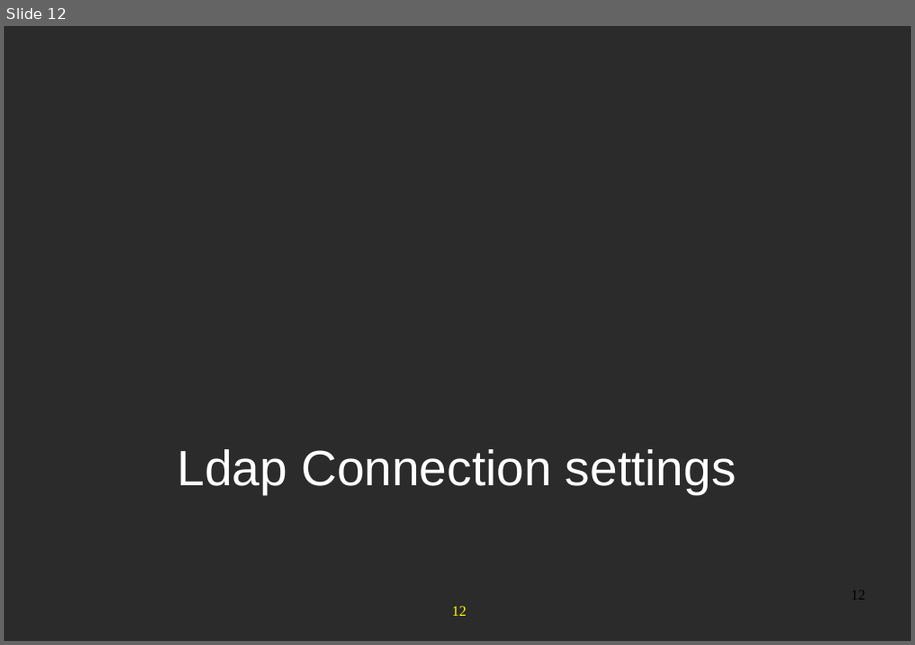
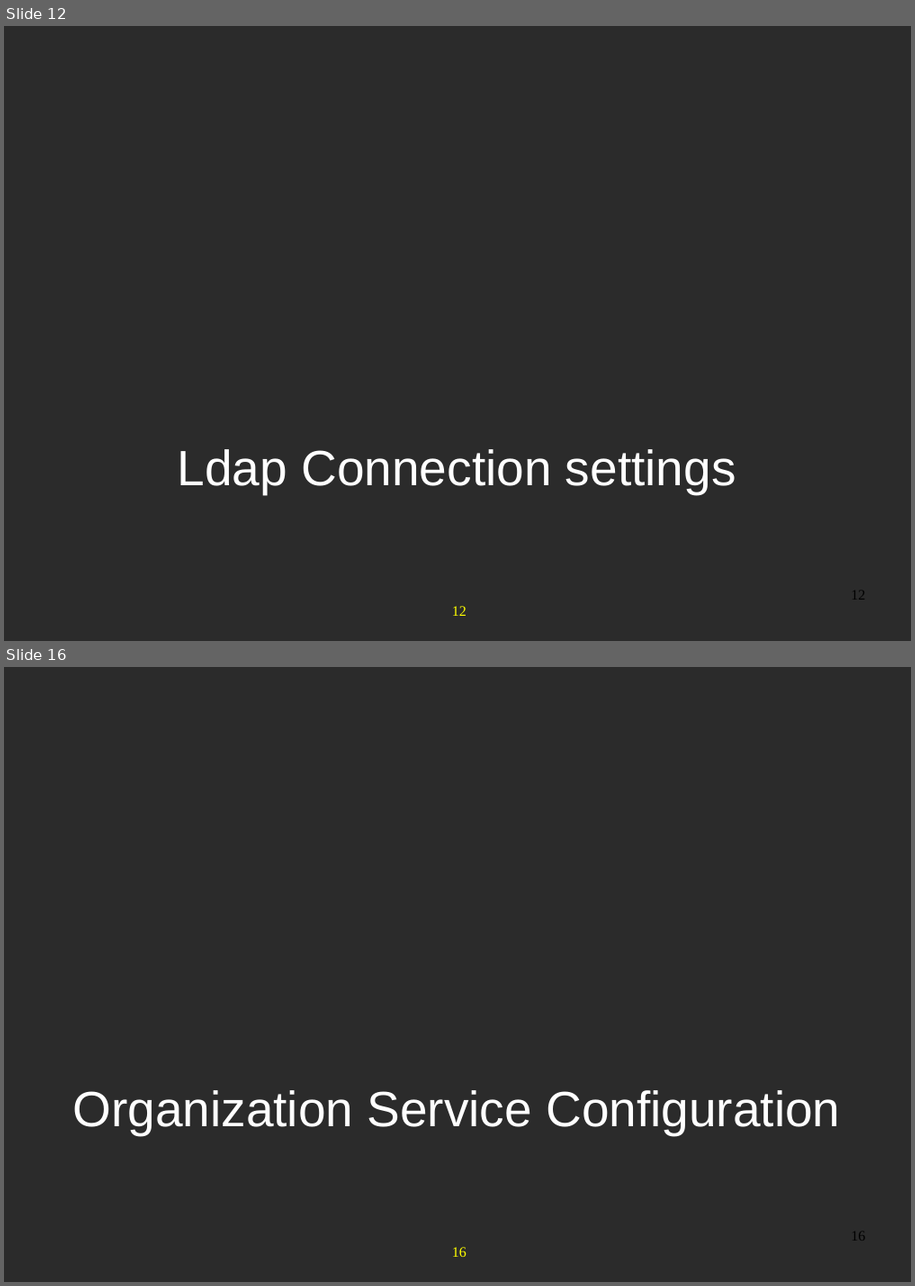
Before and after one commit to anhvurz90/training, a slide deck: exo-sysAdmin/970-LdapConfig-XSys.pptx. Shown one above the other, each under a label of ours: slide 12 before the commit, slides 12 and 16 after it; the slides between them are not shown. The pictures are 915x645 and 915x1286 pixels, drawn with LibreOffice and Linux fonts; fonts in the diff are those of the drawing; background and template pictures are left out; a plain dark background stands for a picture behind light text. Boxes give left, top, right and bottom in pixels: in the first picture for what was removed or moved away, otherwise in the second. Text is boxed around its words. In the diff, an @@ line names an element or a change of style, - is before the commit and + after.

```diff
--- a/exo-sysAdmin/970-LdapConfig-XSys.pptx
+++ b/exo-sysAdmin/970-LdapConfig-XSys.pptx
@@ slide 16 added at [4,667,911,1282], background picture (left out); not listed: 1 template element that a slide beside it also shows @@
@@ text added at [72,1090,840,1135], 48 pt, text #FFFFFF @@
+Organization Service Configuration
@@ page number added at [851,1231,865,1240], 14 pt, text #000000 @@
+16
```
Also in this commit, not shown: 2 slides changed, 17 other slides added.
